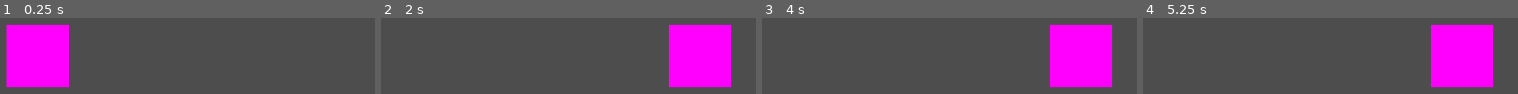
Above: before the commit, frames 1-4 (left to right).
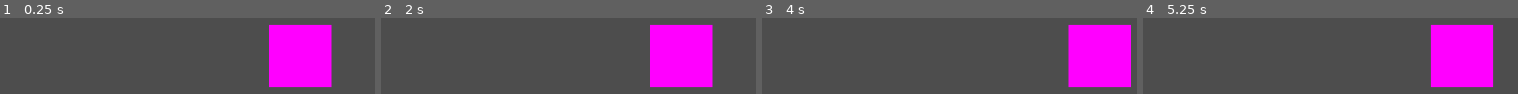
Above: after the commit, the same moments.

Repository: Sondrejk/first_day_at_the_dyrepark
Game: Godot game, scene res://DansMedBjørner/Scenes/DansMedBjørnen.tscn
Same seed, same stepped clock (60 frames per second), same inputs: the game is played once before the commit and once after it. This scene is started directly instead of the project's main scene.
Inputs:
- Up to frame 1 (0.25 s): no input
- Up to frame 2 (2 s): hold D (right) 0.53-1.28 s; tap I at 0.6 s; tap Enter at 1.25 s; hold S (down) from 1.28 s (still down); tap O at 1.35 s
- Up to frame 3 (4 s): release S (down) at 2.03 s; hold D (right) 2.03-2.78 s; tap I at 2.1, 3.6 s; tap Space at 2.75 s; hold W (up) 2.78-3.53 s; tap O at 2.85 s; tap Enter at 3.5 s; hold A (left) from 3.53 s (still down)
- Up to frame 4 (5.25 s): tap Space at 4.25 s; tap O at 4.35 s; release A (left) at 5.03 s; hold S (down) from 5.03 s (still down); tap I at 5.1 s

The runs differ from the first frame. In frame 1, 27% of the frame differs, in the area x 1-89%, y 9-91%; in frame 2, 8.3%; in frame 3, 8.3%; in frame 4, nothing differs.

Commit message:
Work on DansMedBjørnen making bear dance
Using more booleans to use the process function.
Would be easier if for and while loops would execute every frame

Diff:
--- a/First Day At The Dyrepark/DansMedBjørner/Scripts/DancingBear.gd
+++ b/First Day At The Dyrepark/DansMedBjørner/Scripts/DancingBear.gd
@@ -22,7 +22,9 @@
 		await get_tree().create_timer(time_between_moves).timeout
 		position = start_position
 		await get_tree().create_timer(time_between_moves).timeout
+	add_random_dance_move()
+	perform_dance_moves()
 
-func _process(delta):
-	await add_random_dance_move()
-	await perform_dance_moves()
+func _ready():
+	add_random_dance_move()
+	perform_dance_moves()
